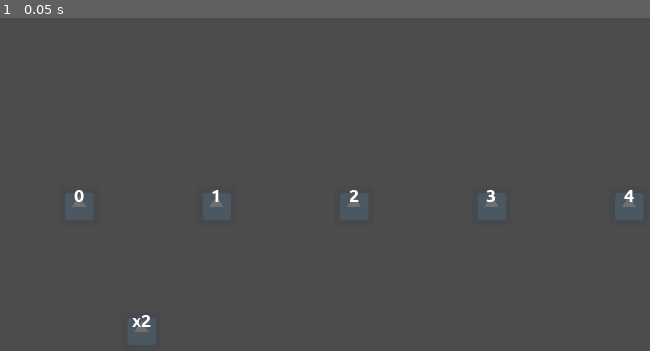
Above: before the commit, frame 1.
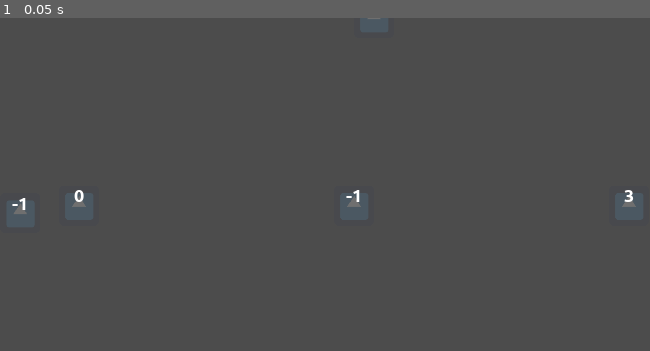
Above: after the commit, the same moment.

Repository: moisesjbc/contando-hasta-100
Game: Godot game, scene res://gameplay/main/main.tscn
The game is run twice, just before and just after one commit, with the same random seed, the same clock (stepped at 60 frames per second) and the same inputs. The engine's default icon, where the game draws it, is replaced by a stand-in: a white triangle on a blue panel in a dark square.
Inputs:
- Up to frame 1 (0.05 s): no input

The runs differ from the first frame. In frame 1, 0.4% of the frame differs, in the area x 1-98%, y 0-95%.

Commit message:
Add expressions generation

Diff:
--- a/godot-project/gameplay/balls/operation_ball/operation_ball.gd
+++ b/godot-project/gameplay/balls/operation_ball/operation_ball.gd
@@ -4,12 +4,13 @@
 signal operation_ball_selected
 
 
-var expression_label = "x2"
-var expression_str = "2 * x"
-var expression = Expression.new()
+var expression_label = null
+var expression_str = null
 
 
-func _ready():
+func set_operation(new_expression_label: String, new_expression_str: String):
+	expression_label = new_expression_label
+	expression_str = new_expression_str
 	$label.bbcode_text = "[center]" + expression_label + "[/center]"
 
 
--- a/godot-project/gameplay/balls_manager/balls_manager.gd
+++ b/godot-project/gameplay/balls_manager/balls_manager.gd
@@ -6,7 +6,20 @@
 var selected_operation_ball = null
 
 var first_ball_value = 0
-var n_balls = 5
+var n_balls = 3
+
+var operations = [
+	{
+		"expression_label": "+%d",
+		"expression_str": "x + %d",
+		"inverse_expression_str": "x - %d"
+	},
+	{
+		"expression_label": "-%d",
+		"expression_str": "x - %d",
+		"inverse_expression_str": "x + %d"
+	}
+]
 
 func _ready():
 	var SRC_X = 200
@@ -14,19 +27,37 @@
 
 	var distance_between_balls = (DST_X - SRC_X) / (n_balls - 1)
 
+	randomize()
+
 	for i in range(first_ball_value, first_ball_value + n_balls):
 		var numeric_ball = numeric_ball_scene.instance()
 		numeric_ball.global_position = Vector2(SRC_X + i * distance_between_balls, 300)
 		$balls.add_child(numeric_ball)
 		numeric_ball.set_expected_value(i)
-		numeric_ball.set_value(i)
 		numeric_ball.connect("numeric_ball_selected", self, "_on_numeric_ball_selected")
 
-	var operation_ball = operation_ball_scene.instance()
-	operation_ball.global_position = Vector2(300, 500)
-	$balls.add_child(operation_ball)
-	operation_ball.connect("operation_ball_selected", self, "_on_operation_ball_selected")
+		if i > first_ball_value:
+			var operation_index = randi() % len(operations)
+			var current_operation = operations[operation_index]
 
+			var constant = 1 + randi() % 5
+			var value = _evaluate_expression(current_operation["inverse_expression_str"] % constant, i)
+			numeric_ball.set_value(value)
+
+			var operation_ball = operation_ball_scene.instance()
+
+			operation_ball.global_position = Vector2(randi() % 1000, randi() % 700)
+			$balls.add_child(operation_ball)
+			operation_ball.set_operation(current_operation["expression_label"] % constant, current_operation["expression_str"] % constant)
+			operation_ball.connect("operation_ball_selected", self, "_on_operation_ball_selected")
+		else:
+			numeric_ball.set_value(i)
+
+
+func _evaluate_expression(expression_str: String, value: int):
+	var expression = Expression.new()
+	expression.parse(expression_str, ["x"])
+	return expression.execute([value])
 
 func _on_numeric_ball_selected(selected_ball):
 	print("_on_numeric_ball_selected ", selected_ball)
